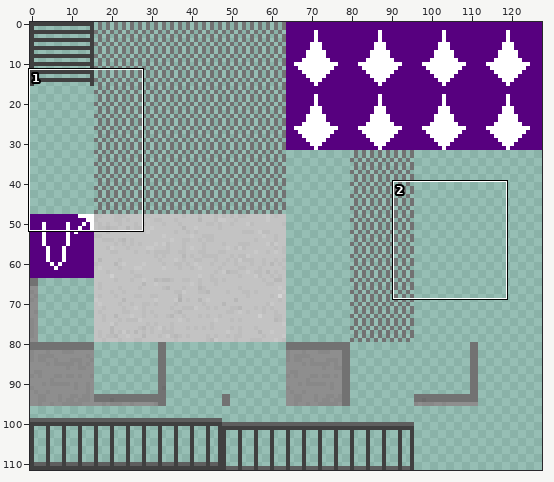
One commit to this sprite sheet: main/resources/worlds/Catwalk_tilesheet.png. The first picture is a wide view before the edit; the outline marks the close-up.
Close-up. Before the edit:
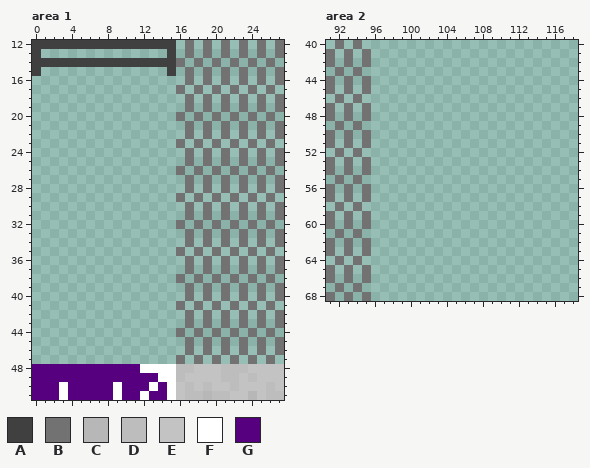
The file is 128x112 pixels. Colours within 5 levels of each other are drawn and written as one. Shown: area 1: x 0..27, y 12..51; area 2: x 91..118, y 40..68.
Palette (. is transparent): A #404040  B #727272  C #b7b7b7  D #bdbdbd  E #c3c3c3  F #ffffff  G #57007f
Pixels before, area 1, first column x 0:
12 AAAAAAAAAAAAAAAA.B.B.B.B.B.B
13 A..............A.B.B.B.B.B.B
14 AAAAAAAAAAAAAAAAB.B.B.B.B.B.
15 A..............A.B.B.B.B.B.B
16 .................B.B.B.B.B.B
17 ................B.B.B.B.B.B.
18 .................B.B.B.B.B.B
19 .................B.B.B.B.B.B
20 ................B.B.B.B.B.B.
21 .................B.B.B.B.B.B
22 .................B.B.B.B.B.B
23 ................B.B.B.B.B.B.
24 .................B.B.B.B.B.B
25 .................B.B.B.B.B.B
26 ................B.B.B.B.B.B.
27 .................B.B.B.B.B.B
28 .................B.B.B.B.B.B
29 ................B.B.B.B.B.B.
30 .................B.B.B.B.B.B
31 .................B.B.B.B.B.B
32 ................B.B.B.B.B.B.
33 .................B.B.B.B.B.B
34 .................B.B.B.B.B.B
35 ................B.B.B.B.B.B.
36 .................B.B.B.B.B.B
37 .................B.B.B.B.B.B
38 ................B.B.B.B.B.B.
39 .................B.B.B.B.B.B
40 .................B.B.B.B.B.B
41 ................B.B.B.B.B.B.
42 .................B.B.B.B.B.B
43 .................B.B.B.B.B.B
44 ................B.B.B.B.B.B.
45 .................B.B.B.B.B.B
46 .................B.B.B.B.B.B
47 ................B.B.B.B.B.B.
48 GGGGGGGGGGGGFFFFDDEEEDDDEEEE
49 GGGGGGGGGGGGGGFFDEEEEDDEDEEE
50 GGGFGGGGGFGGGFGFEDEDEEDEEEDE
51 GGGFGGGGGFGGFGGFEDDCDDEECEDD
Pixels before, area 2, first column x 91:
40 .B.B.
41 B.B.B
42 B.B.B
43 .B.B.
44 B.B.B
45 B.B.B
46 .B.B.
47 B.B.B
48 B.B.B
49 .B.B.
50 B.B.B
51 B.B.B
52 .B.B.
53 B.B.B
54 B.B.B
55 .B.B.
56 B.B.B
57 B.B.B
58 .B.B.
59 B.B.B
60 B.B.B
61 .B.B.
62 B.B.B
63 B.B.B
64 .B.B.
65 B.B.B
66 B.B.B
67 .B.B.
68 B.B.B
New version:
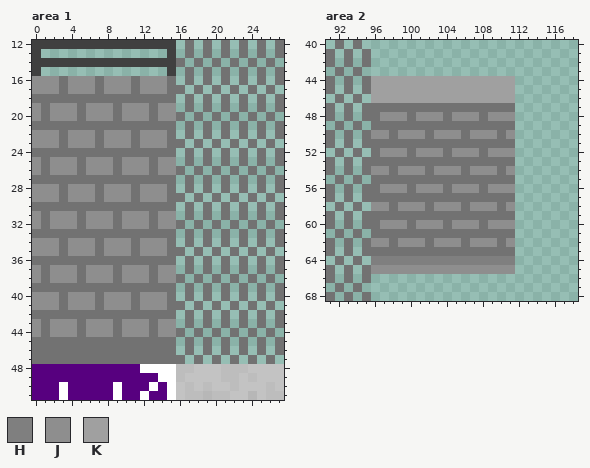
Colours new in this view: H #7f7f7f  J #8e8e8e  K #a0a0a0
The author wrote: jkhnfde ervgkjn. dergzijkln;, mae rvgreijkn;l, me
From old to new:
Changed rows in their new state; - is an unchanged pixel.
Area 1:
first column x 0:
16 JJJBJJJBJJJBJJJB
17 JJJBJJJBJJJBJJJB
18 BBBBBBBBBBBBBBBB
19 JBJJJBJJJBJJJBJJ
20 JBJJJBJJJBJJJBJJ
21 BBBBBBBBBBBBBBBB
22 JJJBJJJBJJJBJJJB
23 JJJBJJJBJJJBJJJB
24 BBBBBBBBBBBBBBBB
25 JBJJJBJJJBJJJBJJ
26 JBJJJBJJJBJJJBJJ
27 BBBBBBBBBBBBBBBB
28 JJJBJJJBJJJBJJJB
29 JJJBJJJBJJJBJJJB
30 BBBBBBBBBBBBBBBB
31 JBJJJBJJJBJJJBJJ
32 JBJJJBJJJBJJJBJJ
33 BBBBBBBBBBBBBBBB
34 JJJBJJJBJJJBJJJB
35 JJJBJJJBJJJBJJJB
36 BBBBBBBBBBBBBBBB
37 JBJJJBJJJBJJJBJJ
38 JBJJJBJJJBJJJBJJ
39 BBBBBBBBBBBBBBBB
40 JJJBJJJBJJJBJJJB
41 JJJBJJJBJJJBJJJB
42 BBBBBBBBBBBBBBBB
43 JBJJJBJJJBJJJBJJ
44 JBJJJBJJJBJJJBJJ
45 BBBBBBBBBBBBBBBB
46 BBBBBBBBBBBBBBBB
47 BBBBBBBBBBBBBBBB
Area 2:
first column x 96:
44 KKKKKKKKKKKKKKKK
45 KKKKKKKKKKKKKKKK
46 KKKKKKKKKKKKKKKK
47 BBBBBBBBBBBBBBBB
48 BJJJBJJJBJJJBJJJ
49 BBBBBBBBBBBBBBBB
50 JJBJJJBJJJBJJJBJ
51 BBBBBBBBBBBBBBBB
52 BJJJBJJJBJJJBJJJ
53 BBBBBBBBBBBBBBBB
54 JJBJJJBJJJBJJJBJ
55 BBBBBBBBBBBBBBBB
56 BJJJBJJJBJJJBJJJ
57 BBBBBBBBBBBBBBBB
58 JJBJJJBJJJBJJJBJ
59 BBBBBBBBBBBBBBBB
60 BJJJBJJJBJJJBJJJ
61 BBBBBBBBBBBBBBBB
62 JJBJJJBJJJBJJJBJ
63 BBBBBBBBBBBBBBBB
64 HHHHHHHHHHHHHHHH
65 JJJJJJJJJJJJJJJJ
Changed places in both close-ups, as pixel boxes (x1, y1, x2, y2):
added: (32, 76, 176, 364)
added: (371, 76, 515, 274)
